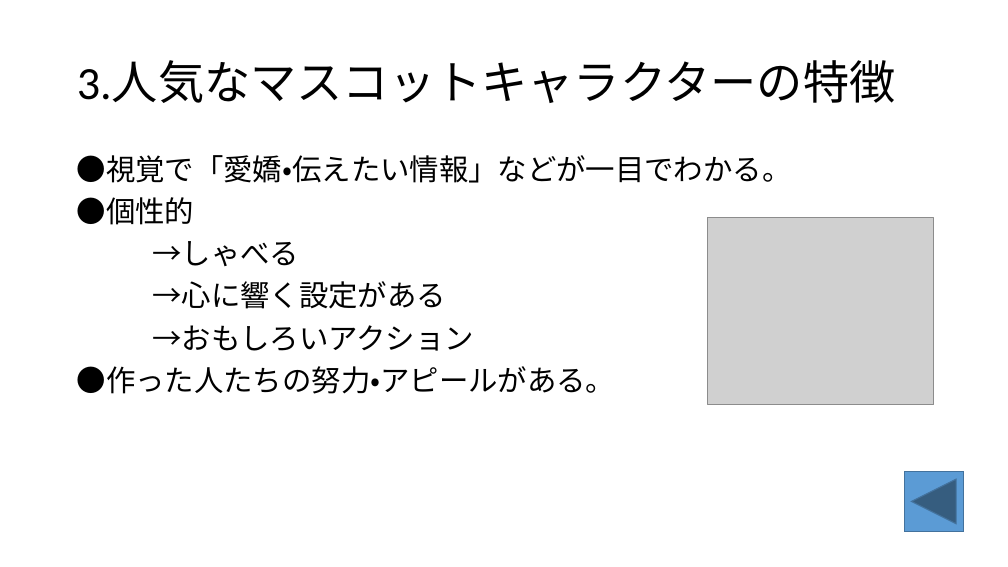
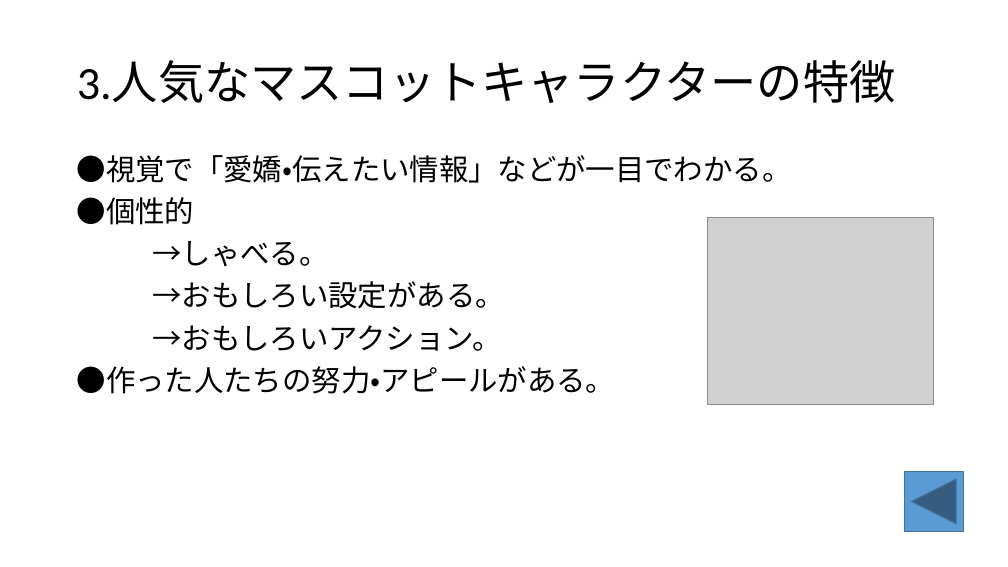
Before and after one commit to Tako0907/PowerPoint, a slide deck: slide 8 of パワーポイント.pptx. Drawn at 1008x567 pixels with LibreOffice and Linux fonts; fonts in the diff are those of the drawing; grey boxes stand for pictures. Boxes give left, top, right and bottom in pixels: in the first picture for what was removed or moved away, otherwise in the second. Text is boxed around its words. In the diff, an @@ line names an element or a change of style, - is before the commit and + after.

```diff
--- a/パワーポイント.pptx
+++ b/パワーポイント.pptx
@@ text at (x1=152, y1=241, x2=504, y2=351): text changed @@
-→しゃべる
-→心に響く設定がある
-→おもしろいアクション
+→しゃべる。
+→おもしろい設定がある。
+→おもしろいアクション。
```
Also in this commit, not shown: 1 other slide changed.
